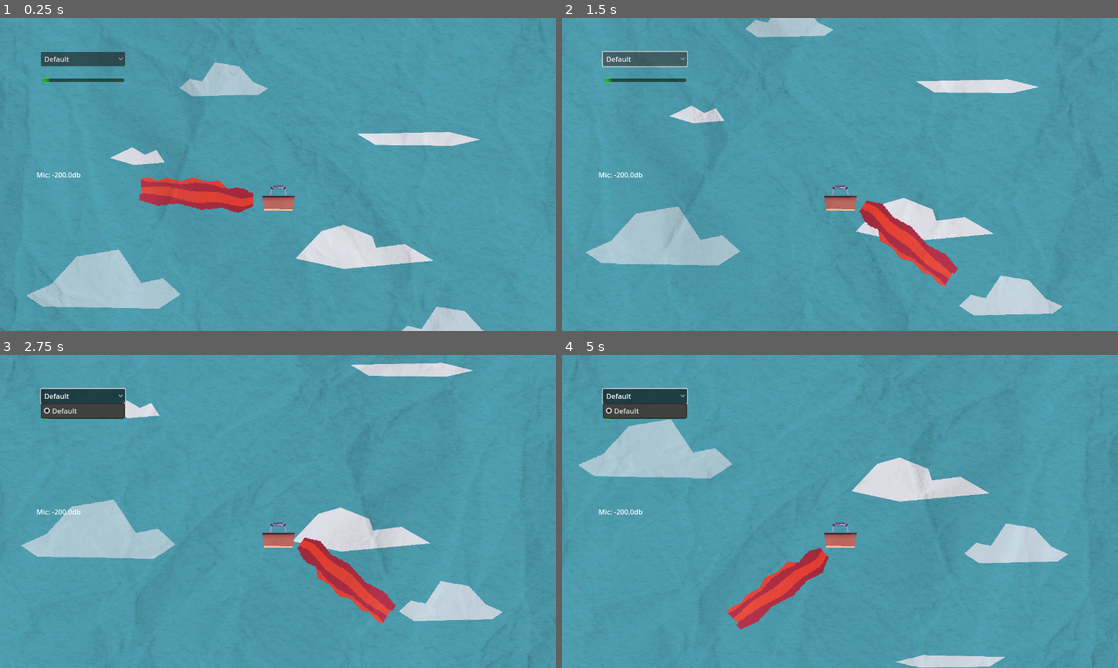
Above: before the commit, frames 1-4 (two rows, left to right).
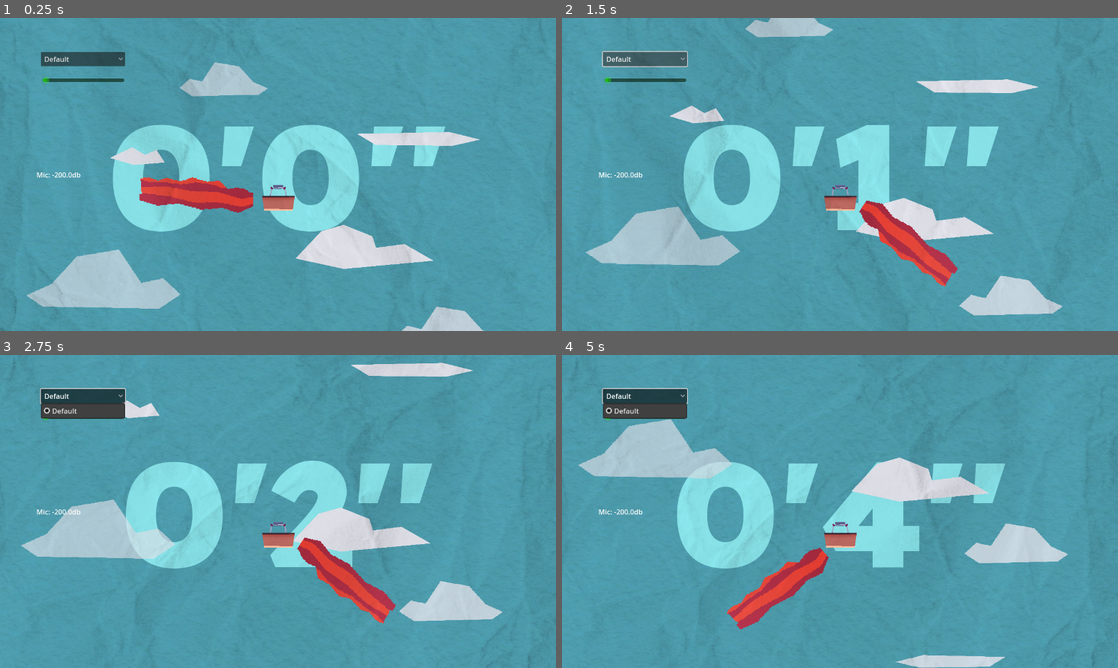
Above: after the commit, the same moments.

Repository: Fabianofski/minijam-191
Game: Godot game, scene res://scenes/game/game.tscn
The game is run twice, just before and just after one commit, with the same random seed, the same clock (stepped at 60 frames per second) and the same inputs.
Inputs (mouse positions are in pixels of both pictures, inside the frame that each line leads up to):
- Up to frame 1 (0.25 s): no input
- Up to frame 2 (1.5 s): click "Default" at 0.5 s; click "Default" at 1.25 s
- Up to frame 3 (2.75 s): click "Default" at 2 s
- Up to frame 4 (5 s): move the mouse to (962, 495) at 2.77 s; move the mouse to (728, 527) at 3.52 s; move the mouse to (895, 442) at 4.27 s

The runs differ from the first frame. In frame 1, 8.2% of the frame differs, in the area x 20-81%, y 34-69%; in frame 2, 7.7%; in frame 3, 7.3%; in frame 4, 7.5%.

Commit message:
add: Timer

Diff:
--- a/scenes/game/game.tscn
+++ b/scenes/game/game.tscn
@@ -1,8 +1,10 @@
-[gd_scene load_steps=23 format=3 uid="uid://ccx0v61gy2iva"]
+[gd_scene load_steps=26 format=3 uid="uid://ccx0v61gy2iva"]
 
 [ext_resource type="PackedScene" uid="uid://o1jhpwkep6qb" path="res://scenes/game/air_balloon/air_balloon.tscn" id="2_0sr1o"]
 [ext_resource type="PackedScene" uid="uid://2yc3fqjjaygw" path="res://scenes/game/mic_control/mic_control_menu.tscn" id="2_7h61r"]
+[ext_resource type="FontFile" uid="uid://j0gptsyrjoyg" path="res://shared/Lexend-Black.ttf" id="2_otnwt"]
 [ext_resource type="Script" uid="uid://xwmbvvw1e1nt" path="res://scenes/game/obstacles/obstacle_spawner.gd" id="3_0sr1o"]
+[ext_resource type="Script" uid="uid://cjs5lspipsg5d" path="res://scenes/game/timer.gd" id="3_3xj4h"]
 [ext_resource type="Script" uid="uid://bgb7upm6p5q20" path="res://scenes/game/obstacles/obstacle_res.gd" id="3_lfrn8"]
 [ext_resource type="PackedScene" uid="uid://divmcwl68styp" path="res://scenes/game/obstacles/clouds/cloud_0.tscn" id="4_2a8rs"]
 [ext_resource type="PackedScene" uid="uid://ctk44t6j570tc" path="res://scenes/game/lose_screen/lose_menu.tscn" id="4_kelw5"]
@@ -14,6 +16,11 @@
 [ext_resource type="PackedScene" uid="uid://bbjlrjxkwkk3r" path="res://scenes/game/obstacles/bird/bird.tscn" id="8_kp23o"]
 [ext_resource type="Texture2D" uid="uid://c2krkdvsfcn4k" path="res://shared/textures/paper_tex_1.jpg" id="13_vaxfo"]
 [ext_resource type="Script" uid="uid://5bqysifm3ti3" path="res://shared/textures/foreground_overlay.gd" id="14_ftsea"]
+
+[sub_resource type="LabelSettings" id="LabelSettings_3xj4h"]
+font = ExtResource("2_otnwt")
+font_size = 340
+font_color = Color(0.533333, 0.890196, 0.913725, 1)
 
 [sub_resource type="Resource" id="Resource_vaxfo"]
 script = ExtResource("3_lfrn8")
@@ -96,6 +103,24 @@
 grow_vertical = 2
 texture = ExtResource("7_vaxfo")
 
+[node name="Timer" type="Label" parent="."]
+anchors_preset = 8
+anchor_left = 0.5
+anchor_top = 0.5
+anchor_right = 0.5
+anchor_bottom = 0.5
+offset_left = -93.0
+offset_top = -11.5
+offset_right = 93.0
+offset_bottom = 11.5
+grow_horizontal = 2
+grow_vertical = 2
+text = "0''"
+label_settings = SubResource("LabelSettings_3xj4h")
+horizontal_alignment = 1
+vertical_alignment = 1
+script = ExtResource("3_3xj4h")
+
 [node name="DecorationSpawner" type="Node2D" parent="."]
 position = Vector2(0, 400)
 script = ExtResource("3_0sr1o")
--- /dev/null
+++ b/scenes/game/timer.gd
@@ -0,0 +1,16 @@
+extends Label
+
+var time_elapsed: float = 0.0
+var minutes: int = 0
+var seconds: int = 0
+
+func _process(delta: float) -> void:
+	self.text = str(minutes)+"'"+str(seconds)+"''"
+	if time_elapsed < 1.0:
+		time_elapsed += delta
+	else:
+		time_elapsed = 0
+		seconds += 1
+		if seconds >= 60:
+			seconds = 0
+			minutes += 1
Not shown, added: scenes/game/timer.gd.uid
Binary file added: shared/Lexend-Black.ttf
Not shown, added: shared/Lexend-Black.ttf.import
